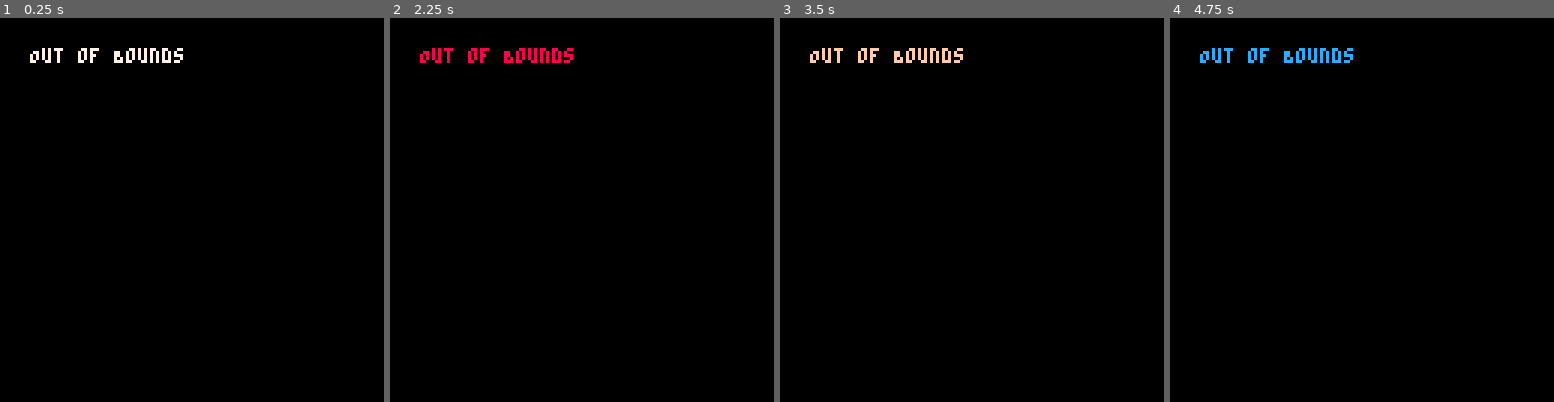
Above: before the commit, frames 1-4 (left to right).
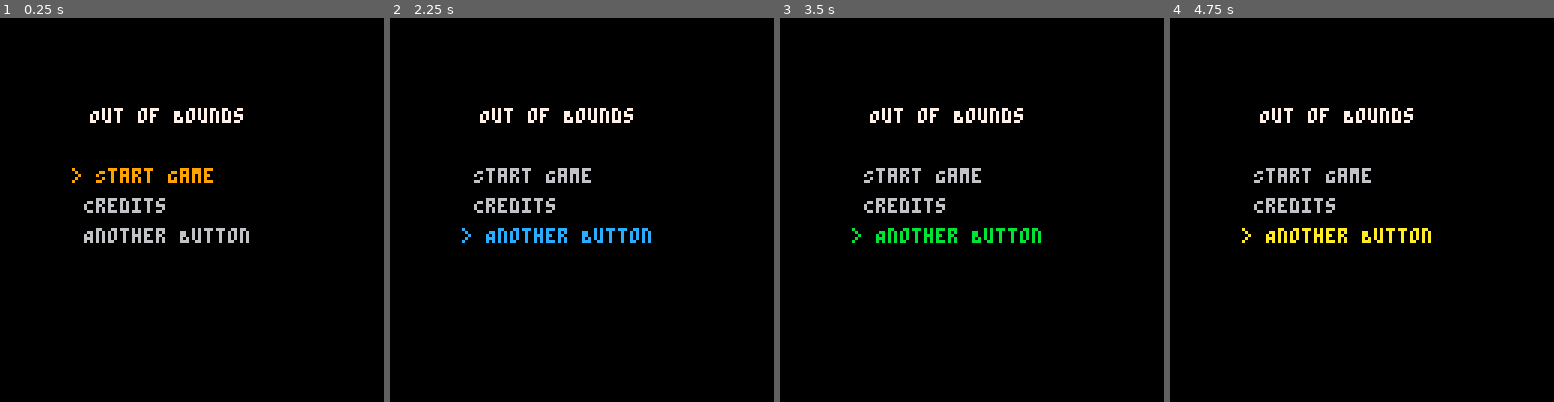
Above: after the commit, the same moments.

Repository: bardunbar/ggj-21
Game: PICO-8 cartridge carts/ggj-21.p8
The game is run twice, just before and just after one commit, with the same random seed, the same clock (stepped at 60 frames per second) and the same inputs.
Inputs:
- Up to frame 1 (0.25 s): no input
- Up to frame 2 (2.25 s): hold Up from 2.15 s (still down)
- Up to frame 3 (3.5 s): release Up at 2.42 s
- Up to frame 4 (4.75 s): hold Down 3.63-3.97 s; hold Up from 4.73 s (still down)

The runs differ from the first frame. In frame 1, 2.9% of the frame differs, in the area x 7-65%, y 7-59%; in frame 2, 2.9%; in frame 3, 2.9%; in frame 4, 2.9%.

Commit message:
Adding button navigation to main menu

Diff:
--- a/carts/mainMenu.lua
+++ b/carts/mainMenu.lua
@@ -2,35 +2,73 @@
 
 function mainMenu:init(inGameContext)
     self.gameContext = inGameContext
+
+    self.highlightedButton = 1
+    self.buttonOptions = { "Start Game", "Credits", "Another Button" }
 end
 
 function mainMenu:onEnterScreen()
 
 end
 
-
+-- Buttons
+local xoffset = 20
+local ystart = 40
+local yoffset = 10
 
 -- Highlighting
-local highlightColor = 6
-local highlightGramesBetweenFlashes = 10
+local highlightColor = 8
+local highlightFramesBetweenFlashes = 10
 local highlightFrame = 0
 local function updateHighlightColor()
     highlightFrame = highlightFrame + 1
-    if highlightFrame > highlightGramesBetweenFlashes then
+    if highlightFrame > highlightFramesBetweenFlashes then
         highlightFrame = 0
         if highlightColor > 14 then
-            highlightColor = 6
+            highlightColor = 8
         else
             highlightColor = highlightColor + 1
         end
     end
 end
 
+function mainMenu:upInput()
+    if not self.lastUpInput then
+        self.highlightedButton = self.highlightedButton - 1
+        if self.highlightedButton < 1 then
+            self.highlightedButton = #self.buttonOptions
+        end
+    end
+end
+
+function mainMenu:downInput()
+    if not self.lastDownInput then
+        self.highlightedButton = self.highlightedButton + 1
+        if self.highlightedButton > #self.buttonOptions then
+            self.highlightedButton = 1
+        end
+    end
+end
+
 function mainMenu:update()
+    if btn(2) then
+        self:upInput()
+    elseif btn(3) then
+        self:downInput()
+    end
 
+    self.lastUpInput = btn(2)
+    self.lastDownInput = btn(3)
 end
 
 function mainMenu:draw()
     updateHighlightColor()
-    print("Out of Bounds", 10, 10, highlightColor)
+    print("Out of Bounds", 30, 30, 7)
+
+    for i = 1, #self.buttonOptions do
+        local isHighlighted = i == self.highlightedButton
+        local prefix = isHighlighted and " > " or "  "
+        local color = isHighlighted and highlightColor or 6
+        print(prefix .. self.buttonOptions[i], xoffset, yoffset*i + ystart, color)
+    end
 end
